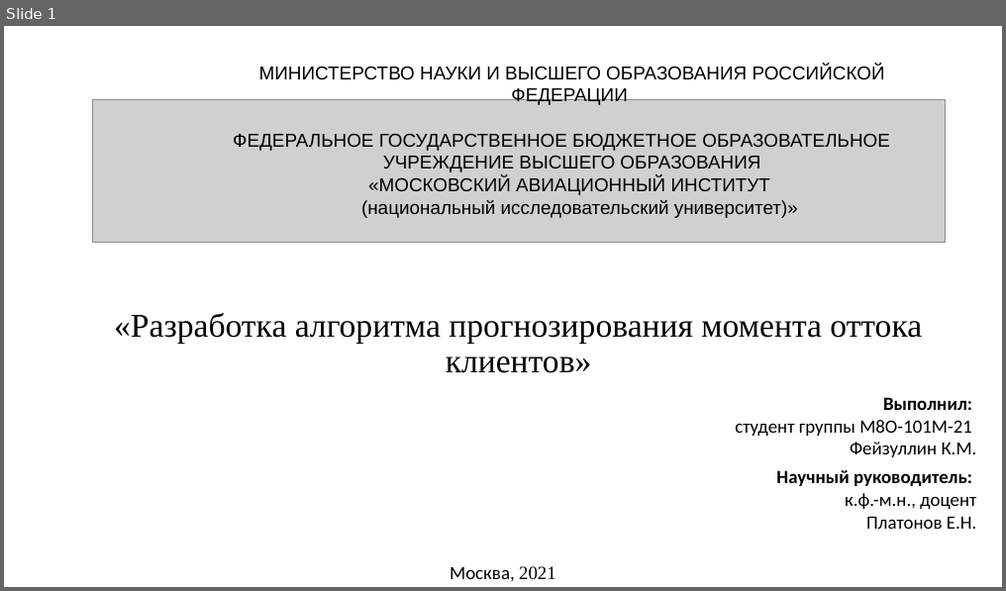
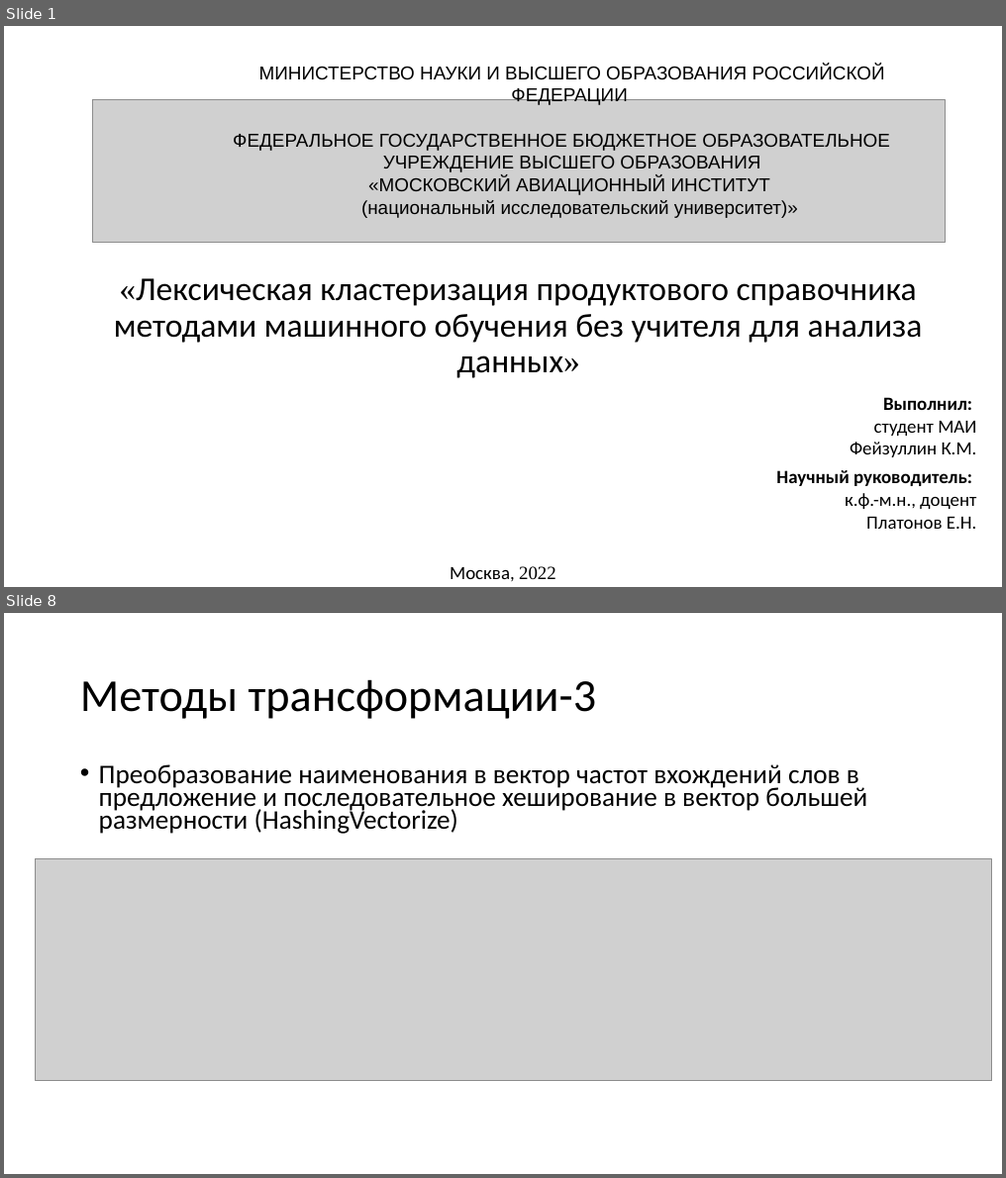
Before and after one commit to JacKira/MastersDegree, a slide deck: Отчет/speech.pptx. Shown one above the other, each under a label of ours: slide 1 before the commit, slides 1 and 8 after it; the slides between them are not shown. The pictures are 1006x591 and 1006x1178 pixels, drawn with LibreOffice and Linux fonts; fonts in the diff are those of the drawing; grey boxes stand for pictures. Boxes give left, top, right and bottom in pixels: in the first picture for what was removed or moved away, otherwise in the second. Text is boxed around its words. In the diff, an @@ line names an element or a change of style, - is before the commit and + after.

```diff
--- a/Отчет/speech.pptx
+++ b/Отчет/speech.pptx
@@ slide 8 added at [4,613,1002,1174], background #FFFFFF @@
@@ title added at [80,679,597,719], 44 pt, text #000000 @@
+Методы трансформации-3
@@ text added at [99,764,867,834], 25.9 pt, text #000000 @@
+• Преобразование наименования в вектор частот вхождений слов в предложение и последовательное хеширование в вектор большей размерности (HashingVectorize)
@@ picture added at [36,860,992,1081] @@
@@ slide 1 changed as well @@
@@ title at [114,278,923,378]: text changed; font Times New Roman to Calibri @@
-«Разработка алгоритма прогнозирования момента оттока клиентов»
+«Лексическая кластеризация продуктового справочника методами машинного обучения без учителя для анализа данных»
@@ text at [874,421,976,436]: text changed @@
-студент группы М8О-101М-21
+студент МАИ
@@ text at [450,567,556,581]: text changed @@
-Москва, 2021
+Москва, 2022
```
Also in this commit, not shown: 1 other slide changed, 7 other slides added, 2 slides removed, 14 other files.
